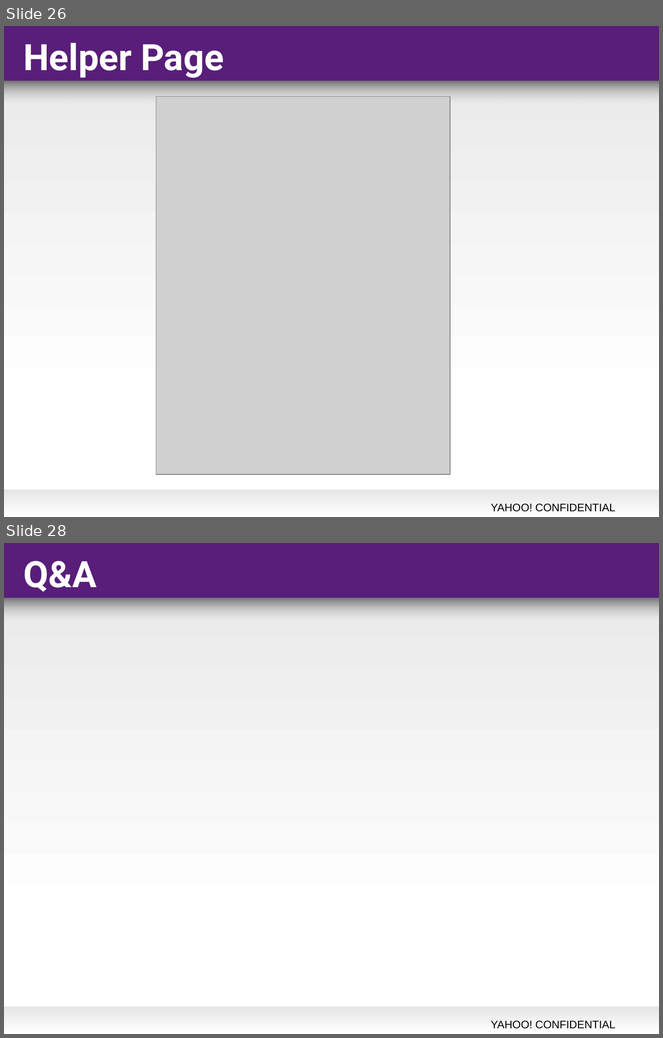
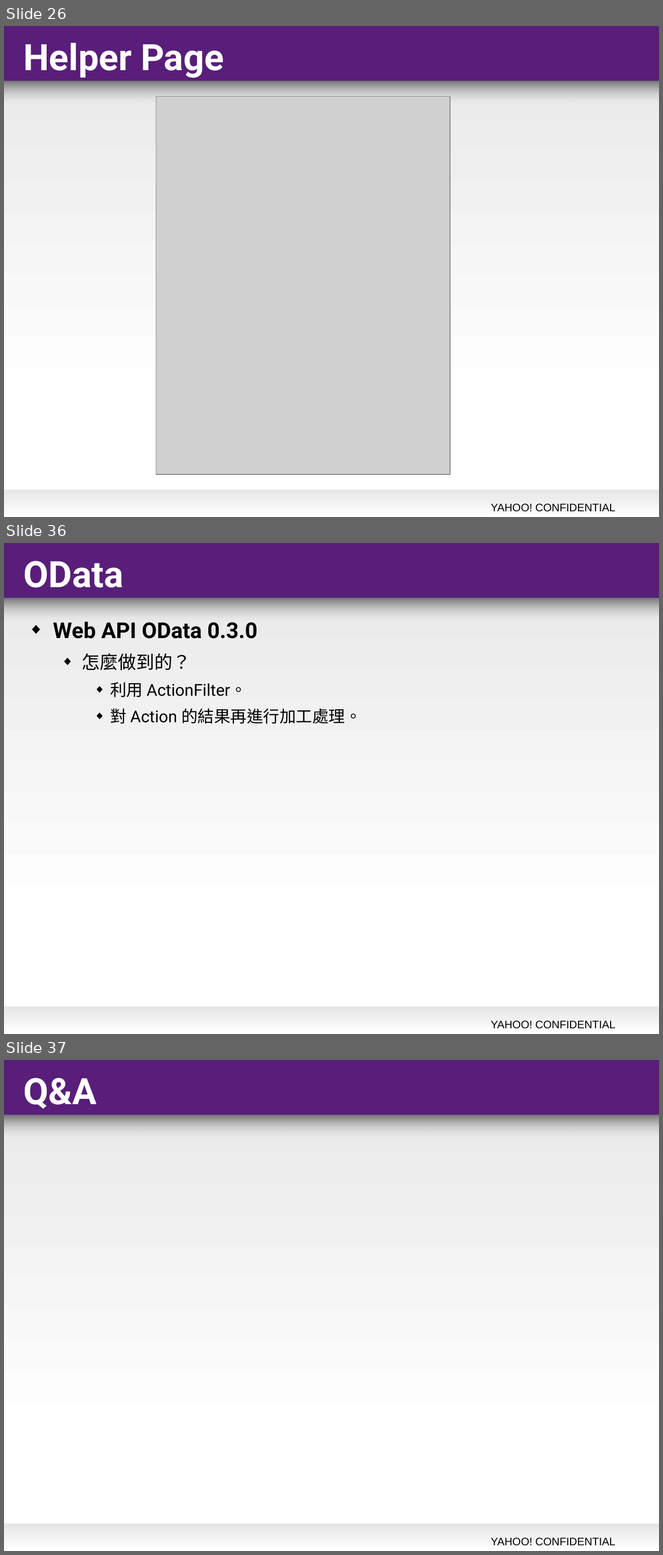
Before and after one commit to jacktsai/WebApiSurvey, a slide deck: WebApi - ADVANCED.ppt. Shown one above the other, each under a label of ours: slides 26 and 28 before the commit, slides 26, 36 and 37 after it; the slides between them are not shown. The pictures are 663x1038 and 663x1555 pixels, drawn with LibreOffice and Linux fonts; fonts in the diff are those of the drawing; grey boxes stand for pictures; background and template pictures are left out. Boxes give left, top, right and bottom in pixels: in the first picture for what was removed or moved away, otherwise in the second. Text is boxed around its words. In the diff, an @@ line names an element or a change of style, - is before the commit and + after.

```diff
--- a/WebApi - ADVANCED.ppt
+++ b/WebApi - ADVANCED.ppt
@@ slide 36 added at (4,543,659,1034), background #FFFFFF; not listed: 5 template elements that a slide beside it also shows @@
@@ title added at (23,561,123,588), 40 pt, text #FFFFFF, bold @@
+OData
@@ text added at (53,622,362,724), 18 pt, text #000000 @@
+◆ Web API OData 0.3.0
+  ◆ 怎麼做到的？
+    ◆ 利用 ActionFilter。
+    ◆ 對 Action 的結果再進行加工處理。
@@ what was slide 28 is now slide 37 @@
```
Also in this commit, not shown: 9 other slides added, 1 slide removed, 16 other files.
